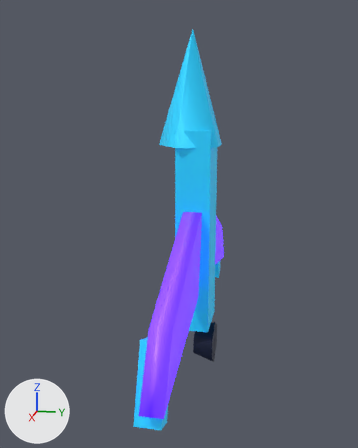
One commit to the glTF model public/models/enemies/enemy-skimmer.glb: the scene before it, then after it.
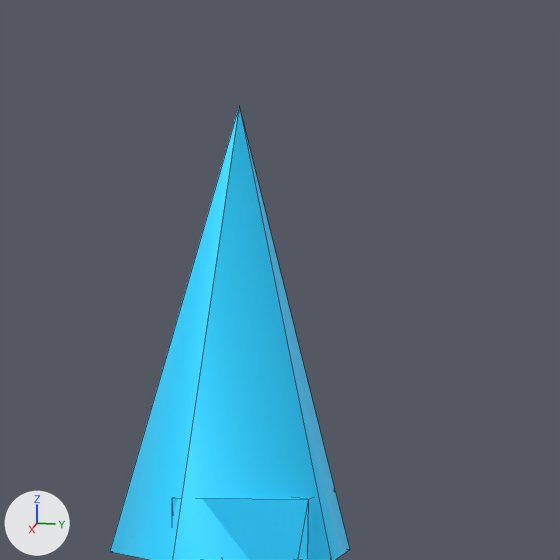
Each version is shown whole from a 50 mm lens placed at (1.885, 0.286, 0.51), pointed at (0.026, -0.086, 0.045), then close up on the part from 36% to 77% of the width and 0% to 33% of the height. The lights are fixed; the arrows at lower left show +X, +Y and +Z. The last two pictures show the newer version. The close-ups show mesh edges as thin lines. Where no turn or scale is listed for an object, it has been applied to the vertices.

Before the edit, the objects in view are built like this:
```python
mat_material_2 = principled_material('Material_2')
mat_material_2.base_color = (0.00605, 0.0103, 0.0319)  # dark blue #121a32
mat_material_2.metallic = 0.4
mat_material_2.emission_color = (0.00212, 0.00518, 0.0176)  # black #071024
mat_material_2.emission_strength = 0.42
me_mesh_0 = bpy.data.meshes.new('Mesh_0')
me_mesh_0.from_pydata(...)  # a box spanning x -0.1..0.1, y -0.065..0.065, z -0.39..0.39
me_mesh_0.materials.append(mat_material_0)  # cyan #27d8ff, glowing blue #0d5c8f
me_mesh_1 = bpy.data.meshes.new('Mesh_1')
me_mesh_1.from_pydata(...)  # 8 vertices, 10 faces; spans x -0.124..0.124, y -0.13..0.105, z -0.21..0.21
me_mesh_1.materials.append(mat_material_0)  # cyan #27d8ff, glowing blue #0d5c8f
ob_needle_body = bpy.data.objects.new('needle_body', me_mesh_0)
ob_needle_body.location = (0.0, -0.02, 0.02)
ob_nose_spike = bpy.data.objects.new('nose_spike', me_mesh_1)
ob_nose_spike.location = (0.0, -0.04, 0.56)
```
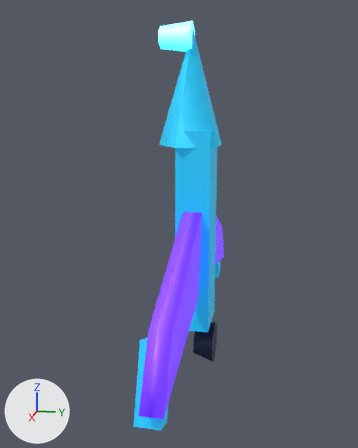
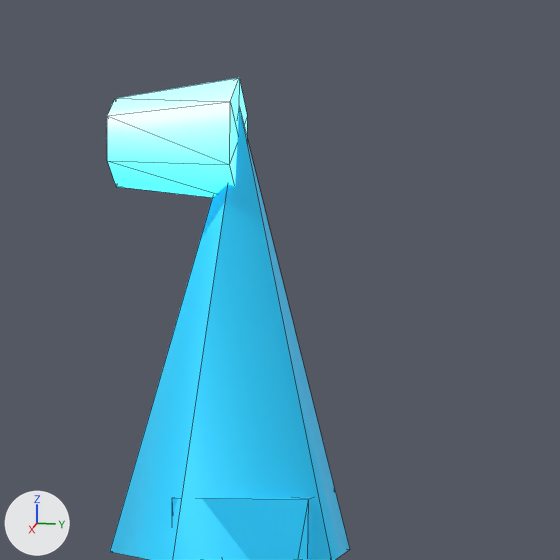
Pixel boxes (x1, y1, x2, y2) of what changed, in the close-ups (560 x 560 px):
'needle_muzzle_glow', added: after (107, 78, 247, 198)

The change, as a list of edits to the scene's bpy script:
```text
Change mat_material_2:
    mat_material_2.base_color: (0.00605, 0.0103, 0.0319) -> (0.687, 0.965, 1.0)  # dark blue #121a32 -> pale blue #d8fbff
    mat_material_2.metallic: 0.4 -> 0.16
    mat_material_2.emission_color: (0.00212, 0.00518, 0.0176) -> (0.0203, 0.687, 1.0)  # black #071024 -> cyan #27d8ff
    mat_material_2.emission_strength: 0.42 -> 1.38
Add me_mesh_6_1:
    me_mesh_6_1.from_pydata([(0.0, -0.06, -0.04), (0.0346, -0.06, -0.02), (0.0346, -0.06, 0.02), (0.0, -0.06, 0.04), (-0.0346, -0.06, 0.02), (-0.0346, -0.06, -0.02), (0.0, -0.06, -0.04), (0.0, 0.06, -0.055), (0.0476, 0.06, -0.0275), (0.0476, 0.06, 0.0275), (0.0, 0.06, 0.055), (-0.0476, 0.06, 0.0275), (-0.0476, 0.06, -0.0275), (0.0, 0.06, -0.055), (0.0, -0.06, 0.0), (0.0, 0.06, 0.0)], [], [(0, 7, 1), (7, 8, 1), (1, 8, 2), (8, 9, 2), (2, 9, 3), (9, 10, 3), (3, 10, 4), (10, 11, 4), (4, 11, 5), (11, 12, 5), (5, 12, 6), (12, 13, 6), (0, 1, 14), (1, 2, 14), (2, 3, 14), (3, 4, 14), (4, 5, 14), (5, 6, 14), (8, 7, 15), (9, 8, 15), (10, 9, 15), (11, 10, 15), (12, 11, 15), (13, 12, 15)])
    me_mesh_6_1.materials.append(mat_material_2)  # pale blue #d8fbff, glowing cyan #27d8ff
Add ob_needle_muzzle_glow:
    ob_needle_muzzle_glow = bpy.data.objects.new('needle_muzzle_glow', me_mesh_6_1)
    ob_needle_muzzle_glow.location = (0.0, -0.1, 0.74)
```
